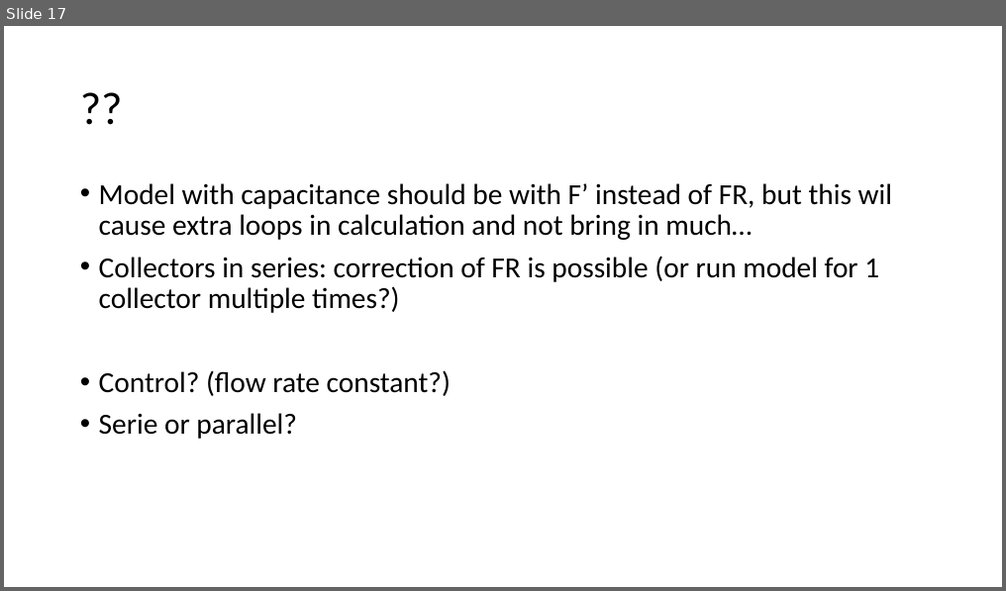
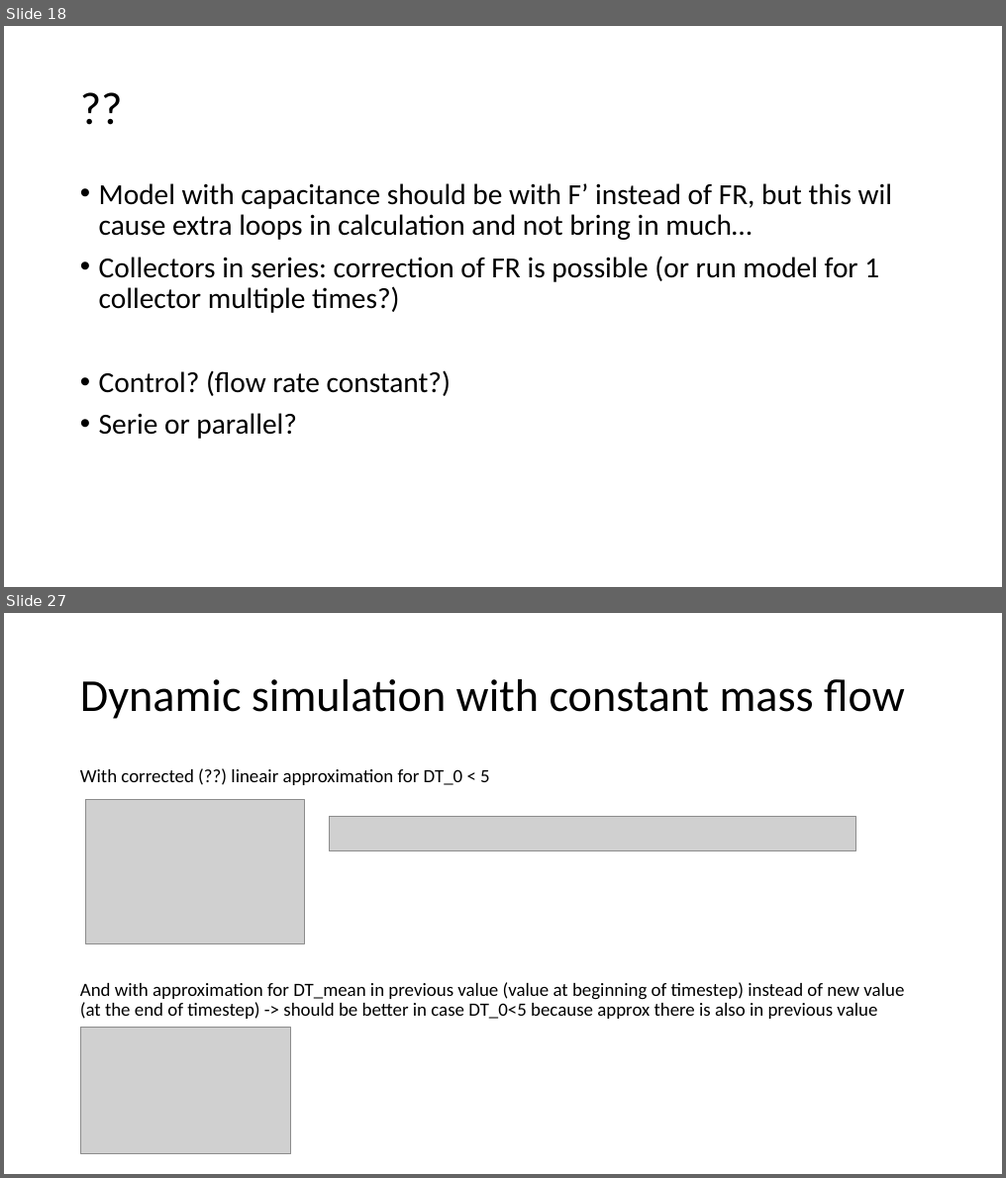
Before and after one commit to MargotDePauw/TETRA-warmtenetten, a slide deck: model zonnecollector/achtergrond/Solar collector.pptx. Shown one above the other, each under a label of ours: slide 17 before the commit, slides 18 and 27 after it; the slides between them are not shown. The pictures are 1006x591 and 1006x1178 pixels, drawn with LibreOffice and Linux fonts; fonts in the diff are those of the drawing; grey boxes stand for pictures. Boxes give left, top, right and bottom in pixels: in the first picture for what was removed or moved away, otherwise in the second. Text is boxed around its words. In the diff, an @@ line names an element or a change of style, - is before the commit and + after.

```diff
--- a/model zonnecollector/achtergrond/Solar collector.pptx
+++ b/model zonnecollector/achtergrond/Solar collector.pptx
@@ slide 27 added at [4, 613, 1002, 1174], background #FFFFFF @@
@@ title added at [80, 679, 905, 719], 44 pt, text #000000 @@
+Dynamic simulation with constant mass flow
@@ text added at [80, 769, 904, 1019], 18 pt, text #000000 @@
+With corrected (??) lineair approximation for DT_0 < 5
+And with approximation for DT_mean in previous value (value at beginning of timestep) instead of new value (at the end of timestep) -> should be better in case DT_0<5 because approx there is also in previous value
@@ picture added at [85, 800, 304, 944] @@
@@ picture added at [329, 817, 856, 851] @@
@@ picture added at [80, 1028, 291, 1155] @@
@@ what was slide 17 is now slide 18 @@
```
Also in this commit, not shown: 13 other slides added, 5 other files.
